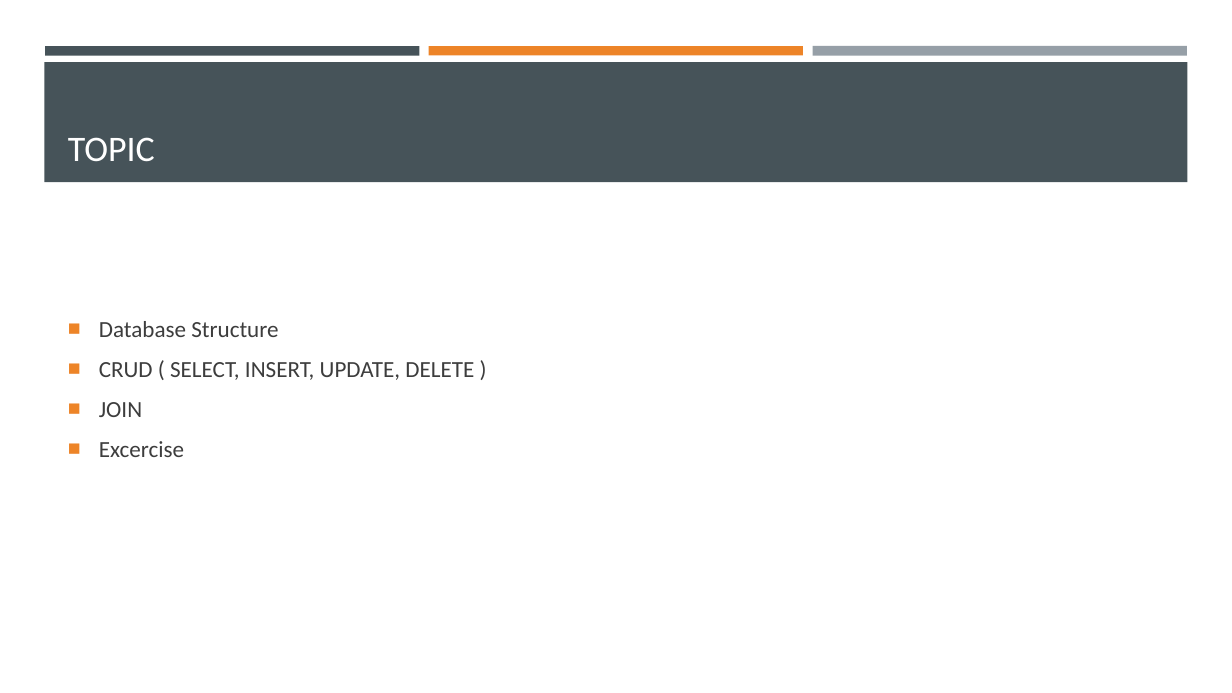
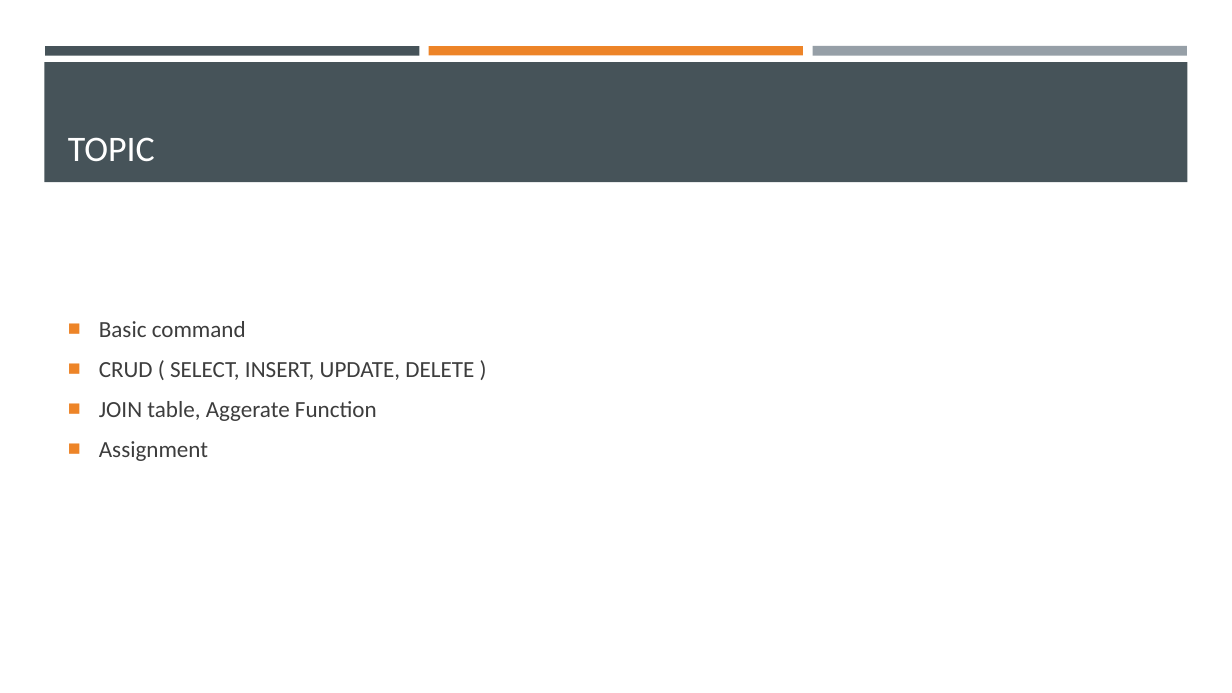
Before and after one commit to BunditSpace/Backend-Training, a slide deck: slide 2 of sql/Basic SQL.pptx. Drawn at 1232x693 pixels with LibreOffice and Linux fonts; fonts in the diff are those of the drawing. Boxes give left, top, right and bottom in pixels: in the first picture for what was removed or moved away, otherwise in the second. Text is boxed around its words. In the diff, an @@ line names an element or a change of style, - is before the commit and + after.

```diff
--- a/sql/Basic SQL.pptx
+++ b/sql/Basic SQL.pptx
@@ text at (99,321,246,337): text changed @@
-■ Database Structure
+■ Basic command
@@ text at (99,401,377,461): text changed @@
-■ JOIN
-■ Excercise
+■ JOIN table, Aggerate Function
+■ Assignment
```
Also in this commit, not shown: 1 other slide changed, 5 slides added, 6 slides removed, 3 other files.
